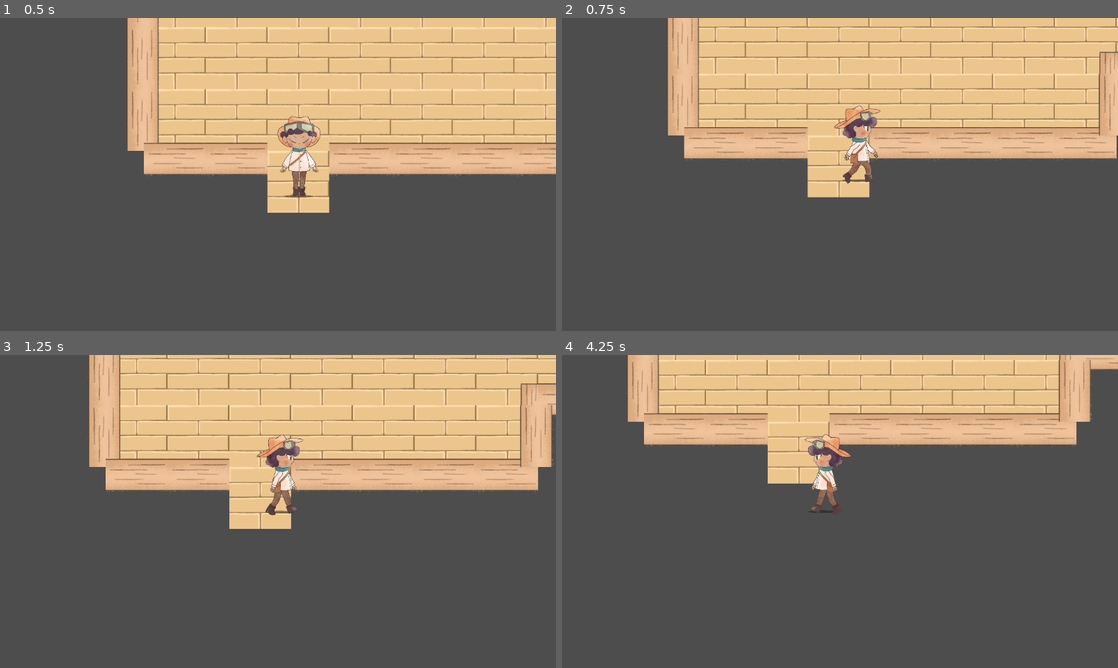
Above: before the commit, frames 1-4 (two rows, left to right).
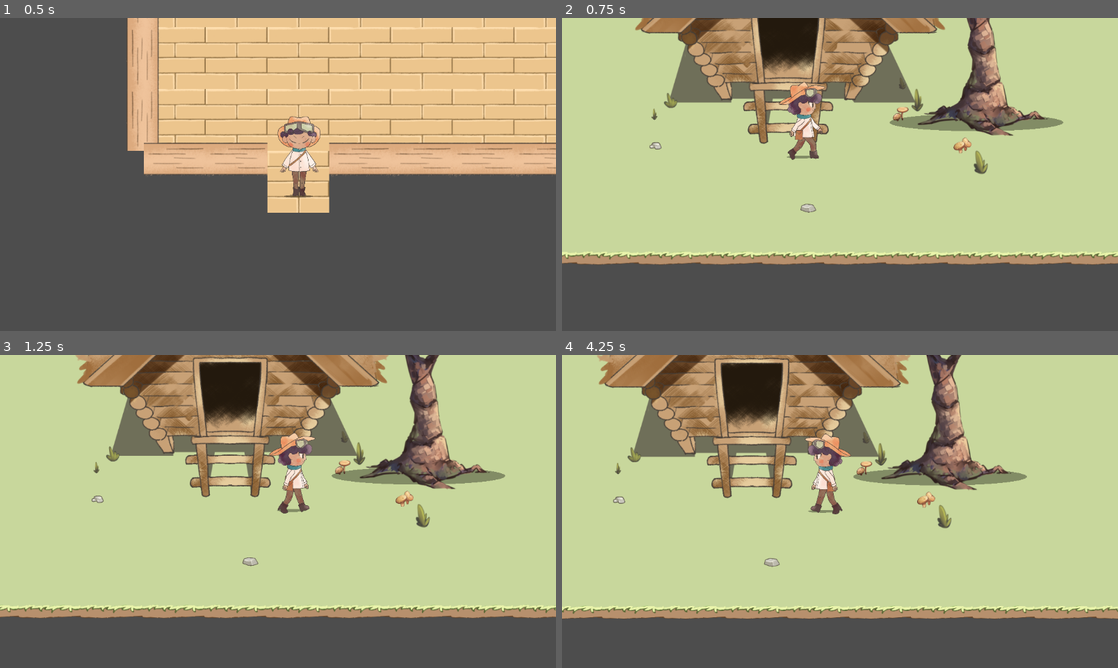
Above: after the commit, the same moments.

Repository: auauron/hutik-sa-katagman
Game: Godot game, scene res://scenes/components/house_inside.tscn
The game is run twice, just before and just after one commit, with the same random seed, the same clock (stepped at 60 frames per second) and the same inputs. This scene is started directly instead of the project's main scene.
Inputs:
- Up to frame 1 (0.5 s): no input
- Up to frame 2 (0.75 s): hold D (walk_right) from 0.53 s (still down); hold E (interact) from 0.53 s (still down)
- Up to frame 3 (1.25 s): keep holding D (walk_right); keep holding E (interact)
- Up to frame 4 (4.25 s): release D (walk_right) at 1.28 s; release E (interact) at 1.28 s; hold S (walk_down) 1.28-2.03 s; tap E (interact) at 1.35, 2.85 s; hold D (walk_right) 2.03-2.78 s; hold E (interact) 2.03-2.78 s; hold W (walk_up) 2.78-3.53 s; hold A (walk_left) from 3.53 s (still down); hold E (interact) from 3.53 s (still down)

Frame 1 is identical in both runs. In frame 2, 78% of the frame differs, in the area x 0-100%, y 0-79%; in frame 3, 82%, in the area x 0-100%, y 0-84%; in frame 4, 82%.

Commit message:
feat: add exit function

Diff:
--- a/project.godot
+++ b/project.godot
@@ -15,6 +15,10 @@
 config/features=PackedStringArray("4.4", "Forward Plus")
 config/icon="res://icon.svg"
 
+[autoload]
+
+SceneManager="*res://scripts/global/scene_manager.gd"
+
 [display]
 
 window/size/window_width_override=1280
@@ -22,6 +26,10 @@
 window/stretch/mode="viewport"
 window/stretch/aspect="keep_height"
 window/stretch/scale_mode="integer"
+
+[global_group]
+
+player=""
 
 [input]
 
--- a/scenes/characters/player.tscn
+++ b/scenes/characters/player.tscn
@@ -171,7 +171,7 @@
 radius = 44.0
 height = 246.0
 
-[node name="Player" type="CharacterBody2D"]
+[node name="Player" type="CharacterBody2D" groups=["player"]]
 z_index = 2
 scale = Vector2(0.5, 0.5)
 script = ExtResource("1_76oj4")
--- a/scenes/components/house_inside.gd
+++ b/scenes/components/house_inside.gd
@@ -1,6 +1,27 @@
 extends Node2D
 
 func _ready():
-	var player = preload("res://scenes/characters/player.tscn").instantiate()
-	add_child(player)
-	player.global_position = $PlayerSpawn.global_position
+	var existing_player = get_tree().get_first_node_in_group("player")
+
+	if existing_player == null:
+		var player = preload("res://scenes/characters/player.tscn").instantiate()
+		add_child(player)
+		player.global_position = $PlayerSpawn.global_position
+
+var player_near = false
+
+func _on_area_2d_body_entered(body):
+	if body is Player:
+		print("Player near house")
+		player_near = true
+		body.interact_target = self
+		print(body.interact_target)
+
+func _on_area_2d_body_exited(body):
+	if body is Player:
+		player_near = false
+		body.interact_target = null
+
+func interact():
+	SceneManager.next_spawn = "OutsideHouseSpawn"
+	get_tree().change_scene_to_file("res://scenes/test/test_scene_map.tscn")
--- a/scenes/components/house_inside.tscn
+++ b/scenes/components/house_inside.tscn
@@ -55,3 +55,6 @@
 [node name="CollisionShape2D" type="CollisionShape2D" parent="ExitDoor/Area2D"]
 position = Vector2(582, 606)
 shape = SubResource("RectangleShape2D_unj32")
+
+[connection signal="body_entered" from="ExitDoor/Area2D" to="." method="_on_area_2d_body_entered"]
+[connection signal="body_exited" from="ExitDoor/Area2D" to="." method="_on_area_2d_body_exited"]
--- a/scenes/components/shadow.gd
+++ b/scenes/components/shadow.gd
@@ -1,10 +1,11 @@
 extends Node2D
 
 func _draw():
-	draw_set_transform(Vector2.ZERO, 0, Vector2(50.0,1.0))
+	draw_set_transform(Vector2.ZERO, 0, Vector2(30.0,3.0))
 	draw_circle(Vector2.ZERO, 6, Color(0,0,0,0.35))
 	draw_set_transform(Vector2.ZERO, 0, Vector2.ONE)
 
 func _ready():
-	position= Vector2(0,1)
+	position= Vector2(250,540)
+	z_index = -1
 	queue_redraw()
--- /dev/null
+++ b/scenes/test/test_scene_map.gd
@@ -0,0 +1,12 @@
+extends Node2D
+
+func _ready():
+	var player = get_tree().get_first_node_in_group("player")
+
+	if player == null:
+		player = preload("res://scenes/characters/player.tscn").instantiate()
+		add_child(player)
+
+	if SceneManager.next_spawn != "":
+		player.global_position = get_node(SceneManager.next_spawn).global_position
+		SceneManager.next_spawn = ""
--- a/scenes/test/test_scene_map.tscn
+++ b/scenes/test/test_scene_map.tscn
@@ -1,11 +1,13 @@
-[gd_scene load_steps=5 format=4 uid="uid://dsbrfhg6dmxqd"]
+[gd_scene load_steps=6 format=4 uid="uid://dsbrfhg6dmxqd"]
 
+[ext_resource type="Script" uid="uid://8d6sgpmmi65q" path="res://scenes/test/test_scene_map.gd" id="1_jufbl"]
 [ext_resource type="TileSet" uid="uid://c2bb1nh8otyyk" path="res://tilesets/game_tile_set.tres" id="1_pdoca"]
 [ext_resource type="PackedScene" uid="uid://d4kvgfugpy4yx" path="res://scenes/components/house.tscn" id="2_5xmrg"]
 [ext_resource type="PackedScene" uid="uid://cknextrl2x07q" path="res://scenes/characters/player.tscn" id="3_x741s"]
 [ext_resource type="PackedScene" uid="uid://dfa0ssj5ayec" path="res://scenes/components/tree.tscn" id="4_x741s"]
 
 [node name="TestSceneTilemap" type="Node2D"]
+script = ExtResource("1_jufbl")
 
 [node name="GameTileMap" type="Node2D" parent="."]
 
@@ -44,3 +46,6 @@
 [node name="Tree" parent="." instance=ExtResource("4_x741s")]
 z_index = 1
 position = Vector2(450, -296)
+
+[node name="OutsideHouseSpawn" type="Marker2D" parent="."]
+position = Vector2(307, 299)
--- /dev/null
+++ b/scripts/global/scene_manager.gd
@@ -0,0 +1,3 @@
+extends Node
+
+var next_spawn = ""
Not shown, added: scenes/test/test_scene_map.gd.uid
Not shown, added: scripts/global/scene_manager.gd.uid
